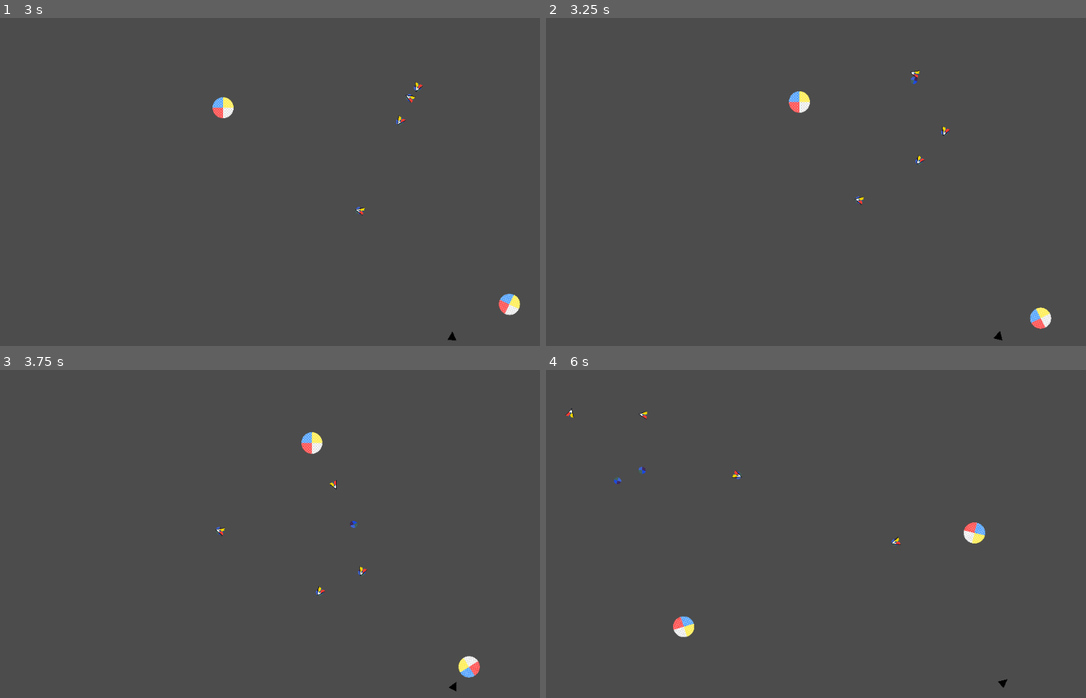
Above: before the commit, frames 1-4 (two rows, left to right).
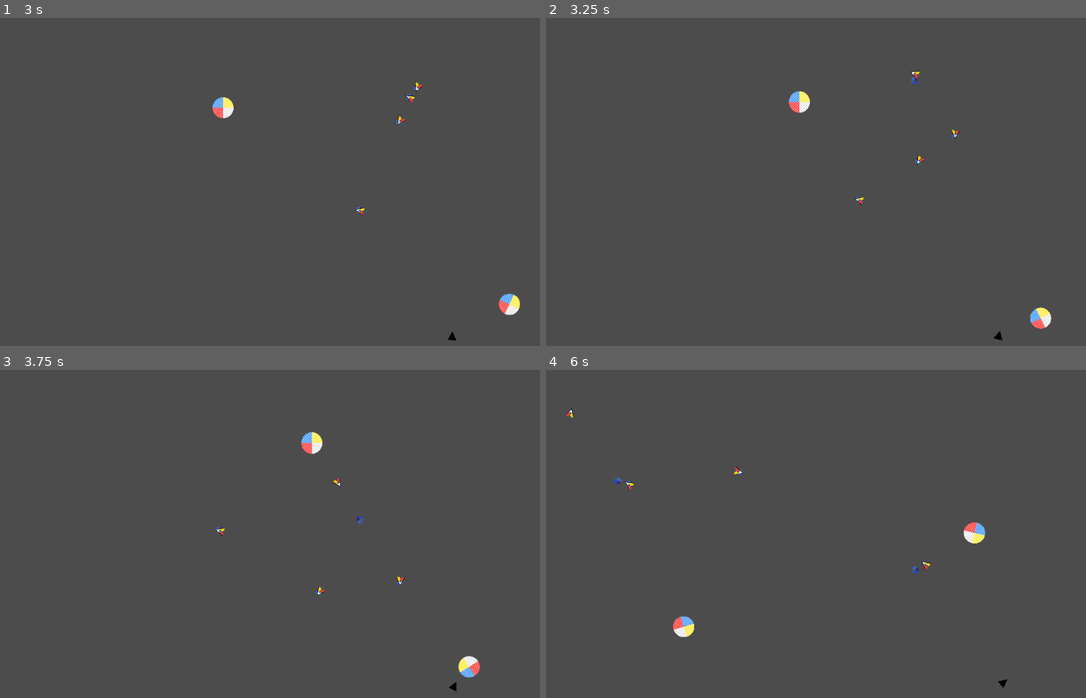
Above: after the commit, the same moments.

Repository: CluckeyMcCormick/fictional-guacamole
Game: Godot game, scene res://scenes/proto/BoidSpace.tscn
Two runs of this game, one before a commit and one after it. Both use one fixed random seed, a clock stepped at 60 frames per second and the inputs below.
Inputs:
- Up to frame 1 (3 s): hold S (scroll_down) 0.53-1.28 s; tap A (scroll_left) at 1.35 s; hold D (scroll_right) 2.03-2.78 s; tap W (scroll_up) at 2.85 s
- Up to frame 2 (3.25 s): no input
- Up to frame 3 (3.75 s): hold S (scroll_down) from 3.53 s (still down)
- Up to frame 4 (6 s): release S (scroll_down) at 4.28 s; tap A (scroll_left) at 4.35 s; hold D (scroll_right) 5.03-5.78 s; tap W (scroll_up) at 5.85 s

Frame 1 is identical in both runs. In frame 2, less than 0.1% of the frame differs, in the area x 67-77%, y 15-37%; in frame 3, 0.1%; in frame 4, 0.2%, in the area x 14-72%, y 12-62%.

Commit message:
Create a faction node to manage relationships
Previously, a boid's team (and whether a collision would be lethal or
not) was determined by comparing a 'team' string that each boid had.

I wanted to replace the 'team' variable with something better - this
new 'team' concept would manage the relations between itself and other
such team objects, and would need to be accessible from the all levels
of a Boid. As I figure, we currently have two levels:

	Boid -> BoidBrain

In the future, this will expand to at LEAST three levels:

	BoidManager -> Boid -> BoidBrain

The new 'team' concept would need to permeate all three levels and
provide information about hostility, neutrality, and friendliness.

This has been implemented as BoidFaction. As the simulation currently
stands, we only really have the two levels of Boid and no manager
class as of yet. Ergo, the BoidFaction sits in BoidSpace and is
manually passed down to each Boid. In the future, whatever class is
responsible for creating the Boids will perform this passdown
procedure.

Since the 'team' concept no longer relates to the collision layers and
masks, the change_team function in BoidBrain.gd has been removed in
favor of two functions that assert the Boid's state: set_mode_boid &
set_mode_obstacle.

I also recognized a need for more "cleanup" of dead boids (i.e. saving
processing by turning off monitoring), so I implemented that as well.

Diff:
--- a/FicGuac/scenes/proto/BoidSpace.gd
+++ b/FicGuac/scenes/proto/BoidSpace.gd
@@ -14,6 +14,12 @@
         randomize()
     Engine.time_scale = engine_speed
 
+    $boid01.set_faction($MasterFaction)
+    $boid02.set_faction($MasterFaction)
+    $boid03.set_faction($MasterFaction)
+    $boid04.set_faction($MasterFaction)
+    $boid05.set_faction($MasterFaction)
+
 # Called every frame. 'delta' is the elapsed time since the previous frame.
 #func _process(delta):
 #    pass
--- a/FicGuac/scenes/proto/BoidSpace.tscn
+++ b/FicGuac/scenes/proto/BoidSpace.tscn
@@ -1,8 +1,9 @@
-[gd_scene load_steps=8 format=2]
+[gd_scene load_steps=9 format=2]
 
 [ext_resource path="res://scenes/proto/BoidSpace.gd" type="Script" id=1]
-[ext_resource path="res://scenes/proto/boid/Boid_Micro.tscn" type="PackedScene" id=2]
+[ext_resource path="res://scenes/proto/boid/BoidMicro.tscn" type="PackedScene" id=2]
 [ext_resource path="res://scenes/proto/BounceBall.tscn" type="PackedScene" id=3]
+[ext_resource path="res://scenes/proto/boid/BoidFaction.tscn" type="PackedScene" id=4]
 
 [sub_resource type="RectangleShape2D" id=1]
 extents = Vector2( 512, 10 )
@@ -19,19 +20,19 @@
 [node name="Node2D" type="Node2D"]
 script = ExtResource( 1 )
 
-[node name="Boid_Micro" parent="." instance=ExtResource( 2 )]
+[node name="boid01" parent="." instance=ExtResource( 2 )]
 position = Vector2( 428.16, 256.323 )
 
-[node name="Boid_Micro2" parent="." instance=ExtResource( 2 )]
+[node name="boid02" parent="." instance=ExtResource( 2 )]
 position = Vector2( 337.946, 226.252 )
 
-[node name="Boid_Micro3" parent="." instance=ExtResource( 2 )]
+[node name="boid03" parent="." instance=ExtResource( 2 )]
 position = Vector2( 421, 327.922 )
 
-[node name="Boid_Micro4" parent="." instance=ExtResource( 2 )]
+[node name="boid04" parent="." instance=ExtResource( 2 )]
 position = Vector2( 349.401, 317.898 )
 
-[node name="Boid_Micro5" parent="." instance=ExtResource( 2 )]
+[node name="boid05" parent="." instance=ExtResource( 2 )]
 position = Vector2( 403.817, 187.589 )
 
 [node name="CollideBox" type="StaticBody2D" parent="."]
@@ -59,3 +60,5 @@
 
 [node name="BounceBall2" parent="." instance=ExtResource( 3 )]
 position = Vector2( 896.249, 511.967 )
+
+[node name="MasterFaction" parent="." instance=ExtResource( 4 )]
--- a/FicGuac/scenes/proto/boid/Boid_Brain.gd
+++ b/FicGuac/scenes/proto/boid/BoidBrain.gd
@@ -60,8 +60,8 @@
 # Anywhere from 12 to 15... units seems to work pretty well
 export(int) var DRIVE_ROTATIONAL = 12
 
-# Are we dead? Did we die?
-var _dead = false
+# What faction are we a part of?
+var faction = null
 
 # The container for bodies we are currently tracking as our "flock"
 var flock_members = {}
@@ -111,27 +111,31 @@
         guide_vector_sprite.modulate = Color.royalblue
         guide_vector_sprite.scale = Vector2(1, 1) * 0.05
 
-# Sets certain variables relating to the boids team - mostly collision and mask
-# nonsense
-func change_team(team):
-    # Process depending on team
-    match team:
-        # If null, the boid has been rendered as an obstacle
-        null:
-            owner.set_collision_layer_bit(1, false)
-            owner.set_collision_layer_bit(0, true)
-            owner.set_collision_mask_bit(1, false)
-            owner.set_collision_mask_bit(1, true)
-            if show_guide_vector:
-                guide_vector_sprite.visible = false
-        # By default, assert status as a regular boid
-        _:
-            owner.set_collision_layer_bit(1, true)
-            owner.set_collision_layer_bit(0, false)
-            owner.set_collision_mask_bit(1, true)
-            owner.set_collision_mask_bit(1, false)
-            if show_guide_vector:
-                guide_vector_sprite.visible = true
+# Sets the boid to TRULY boid mode
+func set_mode_boid(boid_body):
+    boid_body.set_collision_layer_bit(1, true)
+    boid_body.set_collision_layer_bit(0, false)
+    boid_body.set_collision_mask_bit(1, false)
+    boid_body.set_collision_mask_bit(0, true)
+    if show_guide_vector:
+        guide_vector_sprite.visible = true
+
+# Sets the boid to obstacle mode
+func set_mode_obstacle(boid_body):
+    boid_body.set_collision_layer_bit(1, false)
+    boid_body.set_collision_layer_bit(0, true)
+    boid_body.set_collision_mask_bit(1, true)
+    boid_body.set_collision_mask_bit(0, false)
+    if show_guide_vector:
+        guide_vector_sprite.visible = false
+
+func deactivate():
+    $FlockArea.monitorable = false
+    $FlockArea.monitoring = false
+
+func activate():
+    $FlockArea.monitorable = true
+    $FlockArea.monitoring = true
 
 #
 # !--> Driving Functions
@@ -142,6 +146,7 @@
     _drive_speed = clamp( _drive_speed, DRIVE_SPEED_MIN, DRIVE_SPEED_MAX)
 
 func boid_integrate_forces(body_state):
+
     var guide_vector = Vector2(RAYCAST_MAGNITUDE, 0)
     guide_vector = calculate_avoidance_vector(body_state)
 
@@ -169,7 +174,7 @@
 
     if show_boid_path:
         var debug_node = X_SPRITE_SCENE.instance() # Create a new sprite!
-        debug_node.position = position
+        debug_node.position = global_position
         owner.owner.add_child(debug_node) # Add it as a child of the parent node's parent
 
     # Return the linear velocity and angular velocity as a sort of pseudo-tuple.
@@ -258,15 +263,32 @@
 
 # A physical body has entered our flock detection zone
 # That means it was on the boid layer...
-func _on_DangerFlock_body_entered(body):
-    # If the other body's boid team doesn't match ours, we're done here
-    if not owner.team_match(body):
+func _on_FlockArea_body_entered(body):
+    # Ensure that both us and the body have a faction
+    if not self.get("faction") or not body.get("faction"):
+        return
+    # If the other body's faction isn't friendly with ours, exit
+    if not self.faction.is_friendly(body.faction):
         return
     # Stuff it in the dict
     flock_members[body.name] = body
 
+func _on_DangerArea_body_entered(body):
+    # Remove the body, if applicable
+    flock_members.erase(body.name)
+
 # A physical body has exited our detection zone
 # As above, this is either another boid, an obstacle, or a projectile
-func _on_DangerFlock_body_exited(body):
+func _on_DangerArea_body_exited(body):
+    # Ensure that both us and the body have a faction
+    if not self.get("faction") or not body.get("faction"):
+        return
+    # If the other body's faction isn't friendly with ours, exit
+    if not self.faction.is_friendly(body.faction):
+        return
+    # Stuff it in the dict
+    flock_members[body.name] = body
+
+func _on_FlockArea_body_exited(body):
     # Remove the body, if applicable
     flock_members.erase(body.name)
--- /dev/null
+++ b/FicGuac/scenes/proto/boid/BoidBrain.tscn
@@ -0,0 +1,30 @@
+[gd_scene load_steps=4 format=2]
+
+[ext_resource path="res://scenes/proto/boid/BoidBrain.gd" type="Script" id=1]
+
+[sub_resource type="CircleShape2D" id=1]
+radius = 100.0
+
+[sub_resource type="CircleShape2D" id=2]
+radius = 15.0
+
+[node name="BoidBrain" type="Node2D"]
+script = ExtResource( 1 )
+
+[node name="FlockArea" type="Area2D" parent="."]
+collision_layer = 0
+collision_mask = 2
+
+[node name="FlockDetect" type="CollisionShape2D" parent="FlockArea"]
+shape = SubResource( 1 )
+
+[node name="DangerArea" type="Area2D" parent="."]
+collision_layer = 0
+collision_mask = 2
+
+[node name="DangerDetect" type="CollisionShape2D" parent="DangerArea"]
+shape = SubResource( 2 )
+[connection signal="body_entered" from="FlockArea" to="." method="_on_FlockArea_body_entered"]
+[connection signal="body_exited" from="FlockArea" to="." method="_on_FlockArea_body_exited"]
+[connection signal="body_entered" from="DangerArea" to="." method="_on_DangerArea_body_entered"]
+[connection signal="body_exited" from="DangerArea" to="." method="_on_DangerArea_body_exited"]
--- /dev/null
+++ b/FicGuac/scenes/proto/boid/BoidFaction.gd
@@ -0,0 +1,41 @@
+extends Node2D
+
+# The default faction name
+const DEFAULT_TEAM_NAME = "FACTION NAME UNINITIALIZED"
+
+# Factions that are hostile with this faction
+var hostile = {}
+
+# Factions that are friendly with this faction
+var friendly = {}
+
+# The faction's team name. Ideally, this should be both human-readable and
+# unique - it basically serves as the factions UUID.
+var team_name = DEFAULT_TEAM_NAME
+
+# Make the given faction hostile - not a mutual action
+func make_hostile(faction):
+    friendly.erase(faction.team_name)
+    hostile[faction.team_name] = faction
+
+# Check if the given faction is hostile
+func is_hostile(faction):
+    return hostile.has(faction.team_name)
+
+# Make the given faction neutral - not a mutual action
+func make_neutral(faction):
+    friendly.erase(faction.team_name)
+    hostile.erase(faction.team_name)
+
+# Check if the given faction is neutral
+func is_neutral(faction):
+    return hostile.has(faction.team_name)
+
+# Make the given faction friendly - not a mutual action
+func make_friendly(faction):
+    hostile.erase(faction.team_name)
+    friendly[faction.team_name] = faction
+
+# Check if the given faction is friendly
+func is_friendly(faction):
+    return hostile.has(faction.team_name) or self == faction
--- /dev/null
+++ b/FicGuac/scenes/proto/boid/BoidFaction.tscn
@@ -0,0 +1,6 @@
+[gd_scene load_steps=2 format=2]
+
+[ext_resource path="res://scenes/proto/boid/BoidFaction.gd" type="Script" id=1]
+
+[node name="BoidFaction" type="Node2D"]
+script = ExtResource( 1 )
--- a/FicGuac/scenes/proto/boid/Boid_Micro.gd
+++ b/FicGuac/scenes/proto/boid/BoidMicro.gd
@@ -3,8 +3,8 @@
 # Are we dead? Did we die?
 var _dead = false
 
-# What team are we on?
-var boid_team = "Best Boids"
+# What faction are we a part of?
+var faction = null
 
 #
 # !--> Ready, Process, and Miscellaneous Functions
@@ -13,7 +13,7 @@
 # Called when the node enters the scene tree for the first time.
 func _ready():
     # Assert the team
-    $Boid_Brain.change_team(boid_team)
+    $BoidBrain.set_mode_boid(self)
 
 func _input(event):
     if event.is_action_pressed("debug_print"):
@@ -26,8 +26,10 @@
     _dead = true
 
     # Change the team to none. Because we died.
-    $Boid_Brain.change_team(null)
-    boid_team = null
+    $BoidBrain.set_mode_obstacle(self)
+
+    # Null out our present-level faction and brain-level faction
+    set_faction(null)
 
     # Set our layers up so that we're an obstacle
     # Make ourselves explode
@@ -35,9 +37,15 @@
     $Explosion/ExplosionTimer.start()
     $Explosion/ExplosionPlayer.play("explode")
 
-# Checks the team of another node; returns true if there's a match
-func team_match(other_node):
-    return other_node.get("boid_team") == boid_team
+    # Turn off the boid brain so it's no longer doing flock operations
+    $BoidBrain.deactivate()
+    # Turn off contact monitoring - now that we're dead, there's no need to
+    # monitor our body
+    self.contact_monitor = false
+
+func set_faction(faction_node):
+    self.faction = faction_node
+    $BoidBrain.faction = faction_node
 
 #
 # !--> Driving Functions
@@ -47,7 +55,7 @@
     if _dead:
         return
     # Get the result of integrating forces on the BoidBrain
-    var integrate_array = $Boid_Brain.boid_integrate_forces(body_state)
+    var integrate_array = $BoidBrain.boid_integrate_forces(body_state)
     # Set the linear velocity
     self.set_linear_velocity(integrate_array[0])
     # Set the angular velocity
@@ -58,7 +66,7 @@
     if _dead:
         return
     # Perform any necessary processing for our boid. Doesn't return anything
-    $Boid_Brain.boid_physics_process(delta)
+    $BoidBrain.boid_physics_process(delta)
 
 #
 # !--> Singal Functions
@@ -81,8 +89,9 @@
     # If we died, we don't want to do anything
     if _dead:
         return
-    # If it matches ours, then we're done. We ignore same-team collisions
-    if self.team_match(body):
+    # If the body has a faction and it's friendly with ours, the do nothing
+    if body.get("faction") and not self.faction.is_friendly(body.faction):
         return
+
     # Otherwise - DIE!
     self.die()
--- a/FicGuac/scenes/proto/boid/Boid_Micro.tscn
+++ b/FicGuac/scenes/proto/boid/BoidMicro.tscn
@@ -1,7 +1,7 @@
 [gd_scene load_steps=10 format=2]
 
-[ext_resource path="res://scenes/proto/boid/Boid_Micro.gd" type="Script" id=1]
-[ext_resource path="res://scenes/proto/boid/Boid_Brain.tscn" type="PackedScene" id=2]
+[ext_resource path="res://scenes/proto/boid/BoidMicro.gd" type="Script" id=1]
+[ext_resource path="res://scenes/proto/boid/BoidBrain.tscn" type="PackedScene" id=2]
 [ext_resource path="res://assets/proto/boid03.png" type="Texture" id=3]
 [ext_resource path="res://assets/proto/boid01.png" type="Texture" id=4]
 [ext_resource path="res://assets/proto/boid02.png" type="Texture" id=5]
@@ -48,7 +48,7 @@
 "values": [ 0, 1, 2, 3, 4, 5, 6, 7, 8, 9 ]
 }
 
-[node name="Boid_Micro" type="RigidBody2D"]
+[node name="BoidMicro" type="RigidBody2D"]
 collision_layer = 2
 gravity_scale = 0.0
 contacts_reported = 1
@@ -56,7 +56,7 @@
 linear_damp = 0.5
 script = ExtResource( 1 )
 
-[node name="Boid_Brain" parent="." instance=ExtResource( 2 )]
+[node name="BoidBrain" parent="." instance=ExtResource( 2 )]
 show_guide_vector = true
 
 [node name="Skin" type="AnimatedSprite" parent="."]
--- a/FicGuac/scenes/proto/boid/Boid_Brain.tscn
+++ /dev/null
@@ -1,18 +0,0 @@
-[gd_scene load_steps=3 format=2]
-
-[ext_resource path="res://scenes/proto/boid/Boid_Brain.gd" type="Script" id=1]
-
-[sub_resource type="CircleShape2D" id=1]
-radius = 100.0
-
-[node name="Boid_Brain" type="Node2D"]
-script = ExtResource( 1 )
-
-[node name="DangerFlock" type="Area2D" parent="."]
-collision_layer = 0
-collision_mask = 2
-
-[node name="DangerDetect" type="CollisionShape2D" parent="DangerFlock"]
-shape = SubResource( 1 )
-[connection signal="body_entered" from="DangerFlock" to="." method="_on_DangerFlock_body_entered"]
-[connection signal="body_exited" from="DangerFlock" to="." method="_on_DangerFlock_body_exited"]
